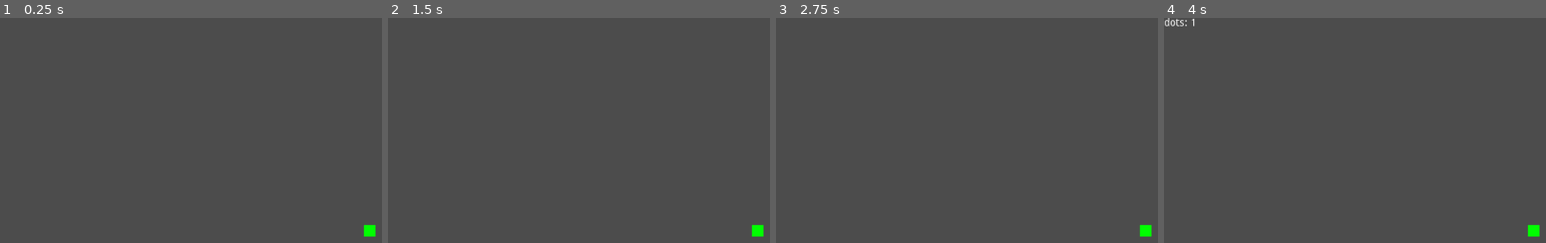
Above: before the commit, frames 1-4 (left to right).
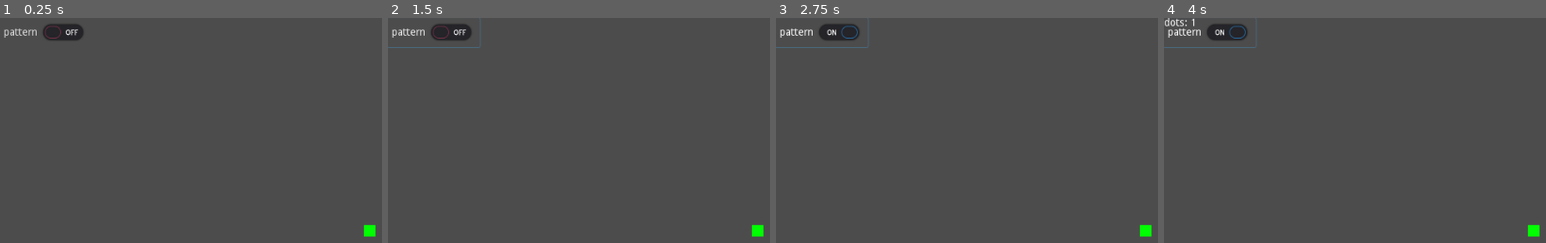
Above: after the commit, the same moments.

Repository: marschium/nonogram-idle
Game: Godot game, scene res://scenes/Main.tscn
Two runs of this game, one before a commit and one after it. Both use one fixed random seed, a clock stepped at 60 frames per second and the inputs below. The project has no main scene, so this scene is started directly.
Inputs (mouse positions are in pixels of both pictures, inside the frame that each line leads up to):
- Up to frame 1 (0.25 s): no input
- Up to frame 2 (1.5 s): click (433, 31) at 0.5 s, where only the run after the commit has a clickable "pattern"; click (433, 31) at 1.25 s, where only the run after the commit has a clickable "pattern"
- Up to frame 3 (2.75 s): click (821, 31) at 2 s, where only the run after the commit has a clickable "pattern"
- Up to frame 4 (4 s): tap Enter at 2.75 s; move the mouse to (1534, 231) at 2.77 s; click (1534, 231) at 2.92 s; tap Space at 3.5 s; move the mouse to (outside the picture) at 3.52 s; click (outside the picture) at 3.67 s

The runs differ from the first frame. In frame 1, 0.8% of the frame differs, in the area x 0-22%, y 2-10%; in frame 2, 1.0%; in frame 3, 1.0%, in the area x 0-25%, y 0-14%; in frame 4, 1.0%.

Commit message:
prototype enabling pattern mode

Diff:
--- a/game/project.godot
+++ b/game/project.godot
@@ -10,6 +10,7 @@
 
 _global_script_classes=[  ]
 _global_script_class_icons={
+
 }
 
 [application]
--- a/game/scenes/Autoclicker.gd
+++ b/game/scenes/Autoclicker.gd
@@ -1,57 +1,52 @@
 extends Node2D
 
+signal click_any(color)
 signal click(x, y, color)
 
 export var running = false
-export var color = Color(0, 0, 1)
 
-var file = "res://patterns/red.json"
-var w = 16
-var clicks = []
-var click_idx = 0
+var single = true
 
-func read_json_file(file_path):
-	var file = File.new()
-	file.open(file_path, File.READ)
-	var content_as_text = file.get_as_text()
-	var content_as_dictionary = parse_json(content_as_text)
-	return content_as_dictionary
+func _ready():
+    $PatternAutoClicker.stop()
+    $SingleAutoClicker.stop()
 
 func start(x, y):
-	click_idx = y + (x * 16) # traverse y axis first
-	$Timer.start()
+    if running:
+        return
+    running = true
+    if single:
+        $SingleAutoClicker.start()
+    else:
+        $PatternAutoClicker.start(x, y)
 
 func stop():
-	$Timer.stop()
+    if not running:
+        return
+    running = false
+    if single:
+        $SingleAutoClicker.stop()
+    else:
+        $PatternAutoClicker.stop()
 
-# Called when the node enters the scene tree for the first time.
-func _ready():
+func set_single():
+    # TODO color as param
+    if not single:
+        $PatternAutoClicker.stop()
+    if running:
+        $SingleAutoClicker.start()
+    single = true
 
-	# container for ordered tiles
-	var pattern_def = read_json_file(file)
-	var w = int(pattern_def["w"])
-	var h = int(pattern_def["h"])
+func set_pattern(x, y):
+    # TODO pattern as param
+    if single:
+        $SingleAutoClicker.stop()
+    if running:
+        $PatternAutoClicker.start(x, y)
+    single = false
 
-	# order the tiles
-	clicks = []
-	clicks.resize(w * h)
-	for t in pattern_def["tiles"]:
-		var x = int(t["x"])
-		var y = int(t["y"])
-		clicks[y + (x * 16)] = [x, y, Color(float(t["c"][0]) / 255.0, float(t["c"][1]) / 255.0, float(t["c"][2]) / 255.0)]
+func _on_PatternAutoClicker_click(x, y, color):
+    emit_signal("click", x, y, color)
 
-	if running:
-		$Timer.start()
-	else:
-		$Timer.stop()
-
-# Called every frame. 'delta' is the elapsed time since the previous frame.
-func _process(delta):
-	pass
-
-func _on_Timer_timeout():
-	if click_idx >= len(clicks):
-		click_idx = 0
-	var v = clicks[click_idx]
-	emit_signal("click", v[0], v[1], v[2])
-	click_idx += 1
+func _on_SingleAutoClicker_click(color):
+    emit_signal("click_any", color)
--- a/game/scenes/Autoclicker.tscn
+++ b/game/scenes/Autoclicker.tscn
@@ -1,13 +1,26 @@
-[gd_scene load_steps=2 format=2]
+[gd_scene load_steps=4 format=2]
 
-[ext_resource path="res://scenes/Autoclicker.gd" type="Script" id=1]
+[ext_resource path="res://scenes/PatternAutoClicker.gd" type="Script" id=1]
+[ext_resource path="res://scenes/AutoClicker.gd" type="Script" id=2]
+[ext_resource path="res://scenes/SingleAutoClicker.gd" type="Script" id=3]
 
-[node name="Autoclicker" type="Node2D"]
+[node name="AutoClicker" type="Node2D"]
+script = ExtResource( 2 )
+
+[node name="PatternAutoClicker" type="Node2D" parent="."]
 script = ExtResource( 1 )
 
-[node name="Timer" type="Timer" parent="."]
+[node name="Timer" type="Timer" parent="PatternAutoClicker"]
 process_mode = 0
 wait_time = 0.01
 autostart = true
 
-[connection signal="timeout" from="Timer" to="." method="_on_Timer_timeout"]
+[node name="SingleAutoClicker" type="Node2D" parent="."]
+script = ExtResource( 3 )
+
+[node name="Timer" type="Timer" parent="SingleAutoClicker"]
+wait_time = 0.1
+[connection signal="click" from="PatternAutoClicker" to="." method="_on_PatternAutoClicker_click"]
+[connection signal="timeout" from="PatternAutoClicker/Timer" to="PatternAutoClicker" method="_on_Timer_timeout"]
+[connection signal="click" from="SingleAutoClicker" to="." method="_on_SingleAutoClicker_click"]
+[connection signal="timeout" from="SingleAutoClicker/Timer" to="SingleAutoClicker" method="_on_Timer_timeout"]
--- a/game/scenes/Gameboard.gd
+++ b/game/scenes/Gameboard.gd
@@ -10,58 +10,58 @@
 var dots_lookup = Dictionary()
 
 func reset():
-	for c in dots.get_children():
-		c.reset()
+    for c in dots.get_children():
+        c.reset()
 
 func check_cleared():
-	var complete = true
-	for c in dots.get_children():
-		complete = complete and c.changed
-	if complete:
-		emit_signal("complete")
+    var complete = true
+    for c in dots.get_children():
+        complete = complete and c.changed
+    if complete:
+        emit_signal("complete")
 
 func change_dot(x, y, color):
-	dots_lookup.get(x).get(y).change(color)
+    dots_lookup.get(x).get(y).change(color)
 
 func next_unchanged():
-	for c in dots.get_children():
-		if not c.changed:
-			return c
-	return null
+    for c in dots.get_children():
+        if not c.changed:
+            return c
+    return null
 
 func reset_board(size):
-	for c in dots.get_children():
-		c.queue_free()
-	self.size = size
-	var viewportWidth = get_viewport().size.x
-	var viewportHeight = get_viewport().size.y
-	var spacing = 18
-	var gh = spacing * size
-	var gw = spacing * size
-	var offset = Vector2(viewportWidth/2 - gw/2, viewportHeight/2 - gh/2)
+    for c in dots.get_children():
+        c.queue_free()
+    self.size = size
+    var viewportWidth = get_viewport().size.x
+    var viewportHeight = get_viewport().size.y
+    var spacing = 18
+    var gh = spacing * size
+    var gw = spacing * size
+    var offset = Vector2(viewportWidth/2 - gw/2, viewportHeight/2 - gh/2)
 
-	for x in range(size):
-		for y in range(size):
-			var t = Tile.instance()
-			var pos = Vector2(spacing * x, spacing * y) + offset
-			t.x = x
-			t.y = y
-			t.position = pos
-			t.connect("clicked", self, "_on_Tile_clicked", [t])
-			t.connect("changed", self, "_on_Tile_changed", [t])
-			dots.add_child(t)
+    for x in range(size):
+        for y in range(size):
+            var t = Tile.instance()
+            var pos = Vector2(spacing * x, spacing * y) + offset
+            t.x = x
+            t.y = y
+            t.position = pos
+            t.connect("clicked", self, "_on_Tile_clicked", [t])
+            t.connect("changed", self, "_on_Tile_changed", [t])
+            dots.add_child(t)
 
-			if not dots_lookup.has(x):
-				dots_lookup[x] = Dictionary()
-			dots_lookup[x][y] = t
+            if not dots_lookup.has(x):
+                dots_lookup[x] = Dictionary()
+            dots_lookup[x][y] = t
 
 # Called when the node enters the scene tree for the first time.
 func _ready():
-	reset_board(size)
+    reset_board(size)
 
 func _on_Tile_clicked(tile):
-	emit_signal("tile_clicked", tile)
+    emit_signal("tile_clicked", tile)
 
 func _on_Tile_changed(tile):
-	emit_signal("tile_changed", tile)
-	check_cleared()
+    emit_signal("tile_changed", tile)
+    check_cleared()
--- a/game/scenes/Main.gd
+++ b/game/scenes/Main.gd
@@ -4,77 +4,98 @@
 
 var score = 0
 
+onready var autoclicker_button = $CanvasLayer/Control/VBoxContainer/AutoclickerButton
+onready var autoclicker = $Autoclicker
+onready var upgrade_control = $CanvasLayer/UpgradeControl
 
 func toggle_autoclicker(enabled):
-	$Autoclicker.set_process(enabled)
-	$AutoclickerButton.set_process(enabled)
-	$Autoclicker.stop()
-	if enabled:
-		$Autoclicker.start()
-	$AutoclickerButton.visible = $Autoclicker.running
-	$AutoclickerButton.pressed = $Autoclicker.running
+    autoclicker.set_process(enabled)
+    autoclicker_button.set_process(enabled)
+    autoclicker.stop()
+    if enabled:
+        autoclicker.start()
+    # autoclicker_button.visible = autoclicker.running
+    autoclicker_button.pressed = autoclicker.running
 
 # Called when the node enters the scene tree for the first time.
 func _ready():
-	toggle_autoclicker(enable_autoclicker)
-	for p in $Patterns.get_children():
-		$Gameboard.connect("tile_changed", p, "_on_Gameboard_tile_changed")
-		$Gameboard.connect("complete", p, "_on_Gameboard_complete")
-		p.connect("matched", self, "_on_Pattern_matched", [p])
+    toggle_autoclicker(enable_autoclicker)
+    for p in $Patterns.get_children():
+        $Gameboard.connect("tile_changed", p, "_on_Gameboard_tile_changed")
+        $Gameboard.connect("complete", p, "_on_Gameboard_complete")
+        p.connect("matched", self, "_on_Pattern_matched", [p])
 
 func _on_Autoclicker_click(x, y, color):
-	$Gameboard.change_dot(x, y, color)
+    $Gameboard.change_dot(x, y, color)
+
+func _on_Autoclicker_click_any(color):
+    $Gameboard.next_unchanged().change(color)
 
 func _on_Gameboard_tile_clicked(tile):
-	$Autoclicker.stop()
-	$AutoclickerButton.pressed = false
-	tile.change(Color(1, 0, 0)) # TODO brush color
+    autoclicker.stop()
+    autoclicker_button.pressed = false
+    tile.change(Color(1, 0, 0)) # TODO brush color
 
 func _on_Gameboard_complete():
-	$Autoclicker.stop()
-	yield(get_tree().create_timer(0.2), "timeout")
-	$Gameboard.reset()
-	if $AutoclickerButton.pressed:
-		$Autoclicker.start(0, 0)
+    autoclicker.stop()
+    yield(get_tree().create_timer(0.2), "timeout")
+    $Gameboard.reset()
+    if autoclicker_button.pressed:
+        autoclicker.start(0, 0)
 
 func _on_AutoclickerButton_toggled(button_pressed):
-	if button_pressed:
-		var d = $Gameboard.next_unchanged()
-		$Autoclicker.start(d.x, d.y)
-	else:
-		$Autoclicker.stop()
+    if button_pressed:
+        var d = $Gameboard.next_unchanged()
+        autoclicker.start(d.x, d.y)
+    else:
+        autoclicker.stop()
+
+func _on_PatternButton_toggled(button_pressed):
+    if button_pressed:
+        var d = $Gameboard.next_unchanged()
+        autoclicker.set_pattern(d.x, d.y)
+    else:
+        autoclicker.set_single()
+
 
 func _on_Pattern_matched(bonus, pattern):
-	score += bonus
-	$ScoreLabel.text = "dots: %s" % score
+    score += bonus
+    $ScoreLabel.text = "dots: %s" % score
 
 func _on_UpgradeControl_expand_grid_upgrade(new_size, cost, control):
-	if $Upgrades.buy_expand_upgrade(new_size):
-		control.queue_free()
-		$Gameboard.reset_board(new_size)
+    if $Upgrades.buy_expand_upgrade(new_size):
+        control.queue_free()
+        $Gameboard.reset_board(new_size)
+
+func _on_UpgradeControl_autoclicker_upgrade(new_speed, cost, control):
+    if $Upgrades.buy_autoclicker_upgrade(new_speed):
+        control.queue_free()
+        autoclicker_button.visible = true
 
 func _on_Upgrades_score_increased(new_value):
-	$ScoreLabel.text = "dots: %s" % new_value
+    $ScoreLabel.text = "dots: %s" % new_value
 
 func _on_Upgrades_expand_board_upgrade_unavailable(size):
-	print_debug("unavailable %d" % size)
-	$CanvasLayer/UpgradeControl.remove_expand_grid_upgrade(size)
+    print_debug("unavailable %d" % size)
+    upgrade_control.remove_expand_grid_upgrade(size)
 
 func _on_Upgrades_expand_board_upgrade_available(size, cost):
-	print_debug("available %d" % size)
-	$CanvasLayer/UpgradeControl.add_expand_grid_upgrade(size, cost)
+    print_debug("available %d" % size)
+    upgrade_control.add_expand_grid_upgrade(size, cost)
 
 func _on_Gameboard_tile_changed(tile):
-	$Upgrades.increase_score()
+    $Upgrades.increase_score()
 
 func _on_Upgrades_expand_board_upgrade_active(size, cost):
-	pass
+    pass
 
 func _on_Upgrades_expand_autoclicker_active(speed, cost):
-	pass # Replace with function body.
+    pass # Replace with function body.
 
 func _on_Upgrades_expand_autoclicker_available(speed, cost):
-	print_debug("available %d" % speed)
+    print_debug("available %d" % speed)
+    upgrade_control.add_autoclicker_upgrade(speed, cost)
 
 func _on_Upgrades_expand_autoclicker_unavailable(speed):
-	print_debug("unavailable %d" % speed)
+    print_debug("unavailable %d" % speed)
+    upgrade_control.remove_autoclicker_upgrade(speed)
--- a/game/scenes/Main.tscn
+++ b/game/scenes/Main.tscn
@@ -2,7 +2,7 @@
 
 [ext_resource path="res://scenes/Gameboard.tscn" type="PackedScene" id=1]
 [ext_resource path="res://scenes/Main.gd" type="Script" id=2]
-[ext_resource path="res://scenes/Autoclicker.tscn" type="PackedScene" id=3]
+[ext_resource path="res://scenes/AutoClicker.tscn" type="PackedScene" id=3]
 [ext_resource path="res://scenes/Pattern.gd" type="Script" id=4]
 [ext_resource path="res://scenes/UpgradeControl.gd" type="Script" id=5]
 [ext_resource path="res://scenes/Upgrades.gd" type="Script" id=6]
@@ -23,15 +23,6 @@
 }
 
 [node name="Autoclicker" parent="." instance=ExtResource( 3 )]
-
-[node name="AutoclickerButton" type="CheckButton" parent="."]
-margin_left = 931.0
-margin_top = 14.0
-margin_right = 1007.0
-margin_bottom = 54.0
-__meta__ = {
-"_edit_use_anchors_": false
-}
 
 [node name="Patterns" type="Node2D" parent="."]
 
@@ -64,6 +55,36 @@
 
 [node name="VBoxContainer" type="VBoxContainer" parent="CanvasLayer/UpgradeControl/ScrollContainer"]
 
+[node name="Control" type="Control" parent="CanvasLayer"]
+anchor_right = 0.075
+anchor_bottom = 1.0
+margin_right = 0.199997
+mouse_filter = 1
+__meta__ = {
+"_edit_use_anchors_": false
+}
+
+[node name="VBoxContainer" type="VBoxContainer" parent="CanvasLayer/Control"]
+anchor_left = -0.012987
+anchor_right = -0.012987
+anchor_bottom = 1.0
+margin_right = 77.0
+__meta__ = {
+"_edit_use_anchors_": true
+}
+
+[node name="AutoclickerButton" type="CheckButton" parent="CanvasLayer/Control/VBoxContainer"]
+visible = false
+margin_right = 77.0
+margin_bottom = 40.0
+__meta__ = {
+"_edit_use_anchors_": false
+}
+
+[node name="PatternButton" type="CheckButton" parent="CanvasLayer/Control/VBoxContainer"]
+margin_right = 126.0
+margin_bottom = 40.0
+text = "pattern"
 [connection signal="expand_autoclicker_active" from="Upgrades" to="." method="_on_Upgrades_expand_autoclicker_active"]
 [connection signal="expand_autoclicker_available" from="Upgrades" to="." method="_on_Upgrades_expand_autoclicker_available"]
 [connection signal="expand_autoclicker_unavailable" from="Upgrades" to="." method="_on_Upgrades_expand_autoclicker_unavailable"]
@@ -75,5 +96,8 @@
 [connection signal="tile_changed" from="Gameboard" to="." method="_on_Gameboard_tile_changed"]
 [connection signal="tile_clicked" from="Gameboard" to="." method="_on_Gameboard_tile_clicked"]
 [connection signal="click" from="Autoclicker" to="." method="_on_Autoclicker_click"]
-[connection signal="toggled" from="AutoclickerButton" to="." method="_on_AutoclickerButton_toggled"]
+[connection signal="click_any" from="Autoclicker" to="." method="_on_Autoclicker_click_any"]
+[connection signal="autoclicker_upgrade" from="CanvasLayer/UpgradeControl" to="." method="_on_UpgradeControl_autoclicker_upgrade"]
 [connection signal="expand_grid_upgrade" from="CanvasLayer/UpgradeControl" to="." method="_on_UpgradeControl_expand_grid_upgrade"]
+[connection signal="toggled" from="CanvasLayer/Control/VBoxContainer/AutoclickerButton" to="." method="_on_AutoclickerButton_toggled"]
+[connection signal="toggled" from="CanvasLayer/Control/VBoxContainer/PatternButton" to="." method="_on_PatternButton_toggled"]
--- /dev/null
+++ b/game/scenes/PatternAutoClicker.gd
@@ -0,0 +1,51 @@
+extends Node2D
+
+signal click(x, y, color)
+
+export var color = Color(0, 0, 1)
+
+var file = "res://patterns/red.json"
+var w = 16
+var clicks = []
+var click_idx = 0
+
+func read_json_file(file_path):
+    var file = File.new()
+    file.open(file_path, File.READ)
+    var content_as_text = file.get_as_text()
+    var content_as_dictionary = parse_json(content_as_text)
+    return content_as_dictionary
+
+func start(x, y):
+    click_idx = y + (x * 16) # traverse y axis first
+    $Timer.start()
+
+func stop():
+    $Timer.stop()
+
+# Called when the node enters the scene tree for the first time.
+func _ready():
+
+    # container for ordered tiles
+    var pattern_def = read_json_file(file)
+    var w = int(pattern_def["w"])
+    var h = int(pattern_def["h"])
+
+    # order the tiles
+    clicks = []
+    clicks.resize(w * h)
+    for t in pattern_def["tiles"]:
+        var x = int(t["x"])
+        var y = int(t["y"])
+        clicks[y + (x * 16)] = [x, y, Color(float(t["c"][0]) / 255.0, float(t["c"][1]) / 255.0, float(t["c"][2]) / 255.0)]
+
+# Called every frame. 'delta' is the elapsed time since the previous frame.
+func _process(delta):
+    pass
+
+func _on_Timer_timeout():
+    if click_idx >= len(clicks):
+        click_idx = 0
+    var v = clicks[click_idx]
+    emit_signal("click", v[0], v[1], v[2])
+    click_idx += 1
--- /dev/null
+++ b/game/scenes/SingleAutoClicker.gd
@@ -0,0 +1,17 @@
+extends Node2D
+
+
+signal click(color)
+
+# Called when the node enters the scene tree for the first time.
+func _ready():
+    pass # Replace with function body.
+
+func start():
+    $Timer.start()
+
+func stop():
+    $Timer.stop()
+
+func _on_Timer_timeout():
+    emit_signal("click", Color(1, 1, 0))
--- a/game/scenes/Tile.gd
+++ b/game/scenes/Tile.gd
@@ -14,32 +14,32 @@
 onready var sprite = $Sprite
 
 func reset():
-	sprite.modulate = base_color
-	changed = false
+    sprite.modulate = base_color
+    changed = false
 
 func change(color):
-	if not changed:
-		sprite.modulate = color
-		changed = true
-		emit_signal("changed")
+    if not changed:
+        sprite.modulate = color
+        changed = true
+        emit_signal("changed")
 
 func click():
-	if not just_clicked:
-		just_clicked = true
-		emit_signal("clicked")
+    if not just_clicked:
+        just_clicked = true
+        emit_signal("clicked")
 
 # Called when the node enters the scene tree for the first time.
 func _ready():
-	reset()
+    reset()
 
 func _process(delta):
-	if not just_clicked and not changed and mouse_over and Input.is_mouse_button_pressed(BUTTON_LEFT):
-		click()
-	if just_clicked and not Input.is_mouse_button_pressed(BUTTON_LEFT):
-		just_clicked = false
+    if not just_clicked and not changed and mouse_over and Input.is_mouse_button_pressed(BUTTON_LEFT):
+        click()
+    if just_clicked and not Input.is_mouse_button_pressed(BUTTON_LEFT):
+        just_clicked = false
 
 func _on_Area2D_mouse_entered():
-	mouse_over = !Input.is_mouse_button_pressed(BUTTON_LEFT) # ignore mouse being held down
+    mouse_over = !Input.is_mouse_button_pressed(BUTTON_LEFT) # ignore mouse being held down
 
 func _on_Area2D_mouse_exited():
-	mouse_over = false
+    mouse_over = false
--- a/game/scenes/UpgradeControl.gd
+++ b/game/scenes/UpgradeControl.gd
@@ -5,34 +5,34 @@
 
 # Called when the node enters the scene tree for the first time.
 func _ready():
-	pass
+    pass
 
 func add_expand_grid_upgrade(size, cost):
-	var b = Button.new()
-	b.name = "expand_%s" % size
-	b.text = "Expand %d (%d)" % [size, cost]
-	b.connect("pressed", self, "_on_ExpandGridButton_pressed", [b, size, cost])
-	$ScrollContainer/VBoxContainer.add_child(b)
+    var b = Button.new()
+    b.name = "expand_%s" % size
+    b.text = "Expand %d (%d)" % [size, cost]
+    b.connect("pressed", self, "_on_ExpandGridButton_pressed", [b, size, cost])
+    $ScrollContainer/VBoxContainer.add_child(b)
 
 func remove_expand_grid_upgrade(size):
-	for b in $ScrollContainer/VBoxContainer.get_children():
-		if b.name == "expand_%s" % size: # TODO fix this nightmare
-			b.queue_free()
+    for b in $ScrollContainer/VBoxContainer.get_children():
+        if b.name == "expand_%s" % size: # TODO fix this nightmare
+            b.queue_free()
 
 func add_autoclicker_upgrade(speed, cost):
-	var b = Button.new()
-	b.name = "autoclick_%s" % speed
-	b.text = "Autoclicker %d (%d)" % [speed]
-	b.connect("pressed", self, "_on_AutoclickerButton_pressed", [b, speed, cost])
-	$ScrollContainer/VBoxContainer.add_child(b)
+    var b = Button.new()
+    b.name = "autoclick_%s" % speed
+    b.text = "Autoclicker %d" % [speed]
+    b.connect("pressed", self, "_on_AutoclickerButton_pressed", [b, speed, cost])
+    $ScrollContainer/VBoxContainer.add_child(b)
 
 func remove_autoclicker_upgrade(size):
-	for b in $ScrollContainer/VBoxContainer.get_children():
-		if b.name == "autoclick_%s" % size: # TODO fix this nightmare
-			b.queue_free()
+    for b in $ScrollContainer/VBoxContainer.get_children():
+        if b.name == "autoclick_%s" % size: # TODO fix this nightmare
+            b.queue_free()
 
 func _on_ExpandGridButton_pressed(button, new_size, cost):
-	emit_signal("expand_grid_upgrade", new_size, cost, button)
+    emit_signal("expand_grid_upgrade", new_size, cost, button)
 
 func _on_AutoclickerButton_pressed(button, new_speed, cost):
-	emit_signal("autoclicker_upgrade", new_speed, cost, button)
+    emit_signal("autoclicker_upgrade", new_speed, cost, button)
--- a/game/scenes/Upgrades.gd
+++ b/game/scenes/Upgrades.gd
@@ -18,50 +18,68 @@
 var available_autoclick_upgrades = Dictionary()  # per sec -> cost
 
 func _ready():
-	unavilable_expand_upgrades[2] = 32
-	unavilable_expand_upgrades[4] = 64
-	unavilable_expand_upgrades[8] = 128
-	unavilable_expand_upgrades[16] = 256
-	unavilable_autoclick_upgrades[1] = 8
+    unavilable_expand_upgrades[2] = 32
+    unavilable_expand_upgrades[4] = 64
+    unavilable_expand_upgrades[8] = 128
+    unavilable_expand_upgrades[16] = 256
+    unavilable_autoclick_upgrades[1] = 8
 
 func do_upgrade_dict(upgrades):
-	var just_unlocked = []
-	for sz in upgrades.keys():
-		var cost = upgrades[sz]
-		if cost <= score:
-			just_unlocked.append([sz, cost])
-	return just_unlocked
+    var just_unlocked = []
+    for sz in upgrades.keys():
+        var cost = upgrades[sz]
+        if cost <= score:
+            just_unlocked.append([sz, cost])
+    return just_unlocked
 
 func increase_score():
-	score += 1
-	emit_signal("score_increased", score)
+    score += 1
+    emit_signal("score_increased", score)
 
-	var expand_unlocked = do_upgrade_dict(unavilable_expand_upgrades)
-	for sz_cost in expand_unlocked:
-		unavilable_expand_upgrades.erase(sz_cost[0])
-		available_expand_upgrades[sz_cost[0]] = sz_cost[1]
-		emit_signal("expand_board_upgrade_available", sz_cost[0], sz_cost[1])
+    var expand_unlocked = do_upgrade_dict(unavilable_expand_upgrades)
+    for sz_cost in expand_unlocked:
+        unavilable_expand_upgrades.erase(sz_cost[0])
+        available_expand_upgrades[sz_cost[0]] = sz_cost[1]
+        emit_signal("expand_board_upgrade_available", sz_cost[0], sz_cost[1])
 
-	var autoclick_unlocked = do_upgrade_dict(unavilable_autoclick_upgrades)
-	for sz_cost in autoclick_unlocked:
-		unavilable_autoclick_upgrades.erase(sz_cost[0])
-		available_autoclick_upgrades[sz_cost[0]] = sz_cost[1]
-		emit_signal("expand_autoclicker_available", sz_cost[0], sz_cost[1])
+    var autoclick_unlocked = do_upgrade_dict(unavilable_autoclick_upgrades)
+    for sz_cost in autoclick_unlocked:
+        unavilable_autoclick_upgrades.erase(sz_cost[0])
+        available_autoclick_upgrades[sz_cost[0]] = sz_cost[1]
+        emit_signal("expand_autoclicker_available", sz_cost[0], sz_cost[1])
 
 func buy_expand_upgrade(size):
-	var cost = available_expand_upgrades[size]
-	if score < cost:
-		return false
+    var cost = available_expand_upgrades[size]
+    if score < cost:
+        return false
 
-	score -= cost
-	# disable anything that is smaller
-	var just_disabled = []
-	for sz in available_expand_upgrades.keys():
-		if sz <= size:
-			just_disabled.append(sz)
+    score -= cost
+    # disable anything that is smaller
+    var just_disabled = []
+    for sz in available_expand_upgrades.keys():
+        if sz <= size:
+            just_disabled.append(sz)
 
-	for sz in just_disabled:
-		available_expand_upgrades.erase(sz)
-		emit_signal("expand_board_upgrade_unavailable", sz)
-	emit_signal("expand_board_upgrade_active", size)
-	return true
+    for sz in just_disabled:
+        available_expand_upgrades.erase(sz)
+        emit_signal("expand_board_upgrade_unavailable", sz)
+    emit_signal("expand_board_upgrade_active", size)
+    return true
+
+func buy_autoclicker_upgrade(size):
+    var cost = available_autoclick_upgrades[size]
+    if score < cost:
+        return false
+
+    score -= cost
+    # disable anything that is slower
+    var just_disabled = []
+    for sz in available_autoclick_upgrades.keys():
+        if sz <= size:
+            just_disabled.append(sz)
+
+    for sz in just_disabled:
+        available_autoclick_upgrades.erase(sz)
+        emit_signal("expand_autoclicker_unavailable", sz)
+    emit_signal("expand_autoclicker_active", size)
+    return true
